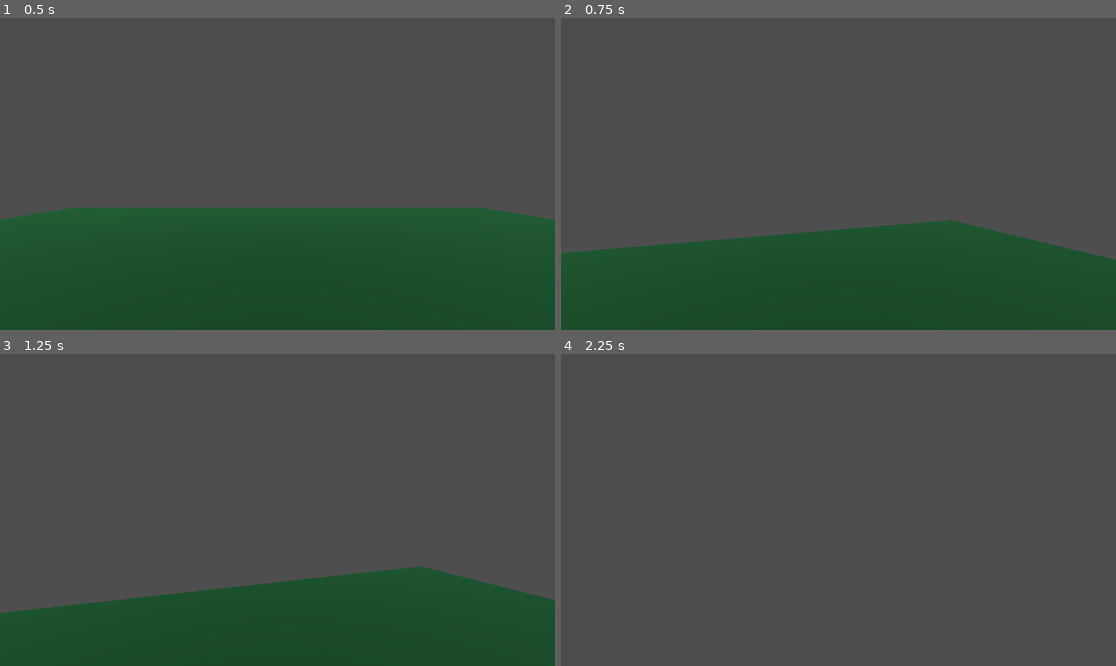
Above: before the commit, frames 1-4 (two rows, left to right).
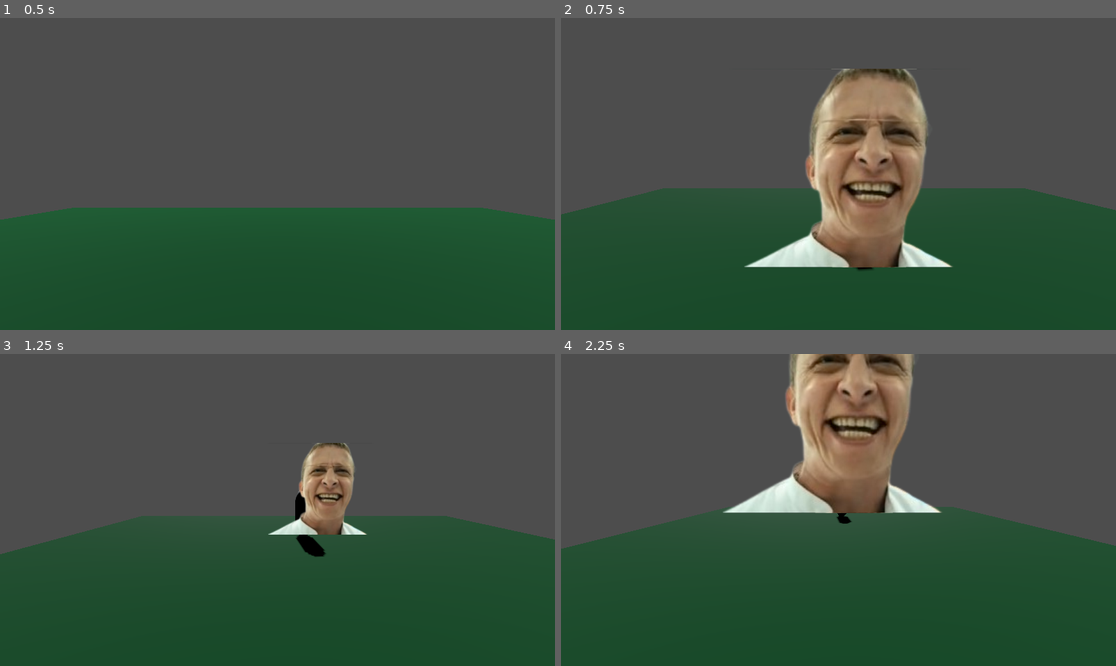
Above: after the commit, the same moments.

Repository: Weetson/careless-whisper
Game: Godot game, scene res://Scenes/root.tscn
Two runs of this game, one before a commit and one after it. Both use one fixed random seed, a clock stepped at 60 frames per second and the inputs below. Sound files missing from this copy of the repository are replaced by a short silence.
Inputs (mouse positions are in pixels of both pictures, inside the frame that each line leads up to):
- Up to frame 1 (0.5 s): no input
- Up to frame 2 (0.75 s): tap Enter (ui_accept) at 0.5 s; move the mouse to (866, 174) at 0.52 s; hold W (ui_up) from 0.53 s (still down)
- Up to frame 3 (1.25 s): keep holding W (ui_up); tap Enter (ui_accept) at 0.77 s
- Up to frame 4 (2.25 s): keep holding W (ui_up); move the mouse to (810, 510) at 1.27 s; tap Enter (ui_accept) at 1.52 s; move the mouse to (849, 503) at 2.02 s

Frame 1 is identical in both runs. In frame 2, 25% of the frame differs, in the area x 0-100%, y 16-81%; in frame 3, 23%; in frame 4, 57%, in the area x 0-100%, y 0-100%.

Commit message:
lerp camera try
nope

Diff:
--- a/Scripts/player_node.gd
+++ b/Scripts/player_node.gd
@@ -5,10 +5,15 @@
 var angle_for_spawn : float = 3.14 / 10
 var enemy_spawned = false
 var enemy
+var tween : Tween = null
+
+const ROT_CAMERA_SPEED = 2
+
+@onready var camera = $player/camerapoint/camera
+
 # Called when the node enters the scene tree for the first time.
 func _ready() -> void:
 	pass # Replace with function body.
-
 
 # Called every frame. 'delta' is the elapsed time since the previous frame.
 func _process(delta: float) -> void:
@@ -16,9 +21,16 @@
 	last_rotation = $player.global_transform.basis.get_euler()
 	#print(rotation_difference)
 
+	# Spawn enemy if have right angle
 	if rotation_difference > angle_for_spawn and randf() < chance_to_spawn and not enemy_spawned:
 		spawn_enemy()
 		enemy_spawned = true
+
+		#print(enemy.global_transform)
+		#print(enemy.global_transform.origin)
+		# camera rotation
+		lerp_rotate_camera(ROT_CAMERA_SPEED, delta)
+		#focus_camera_on(enemy.global_transform.origin)
 
 func spawn_enemy():
 	# Enemy scene load
@@ -35,10 +47,25 @@
 	var sound = enemy.get_node("ohlob/sound")
 
 	if sound:
-		print(sound.bus)
 		sound.play()
 		sound.connect("finished", Callable(self, "_on_sound_finished"))
 
 func _on_sound_finished():
 	enemy_spawned = false
 	get_parent().remove_child(enemy)
+
+func focus_camera_on(target_position: Vector3):
+	# Создаём Tween динамически, если он ещё не создан
+	if not tween or not tween.is_valid():
+		tween = create_tween()
+
+	var direction = target_position.normalized()
+	var new_basis = Basis().looking_at(direction, Vector3.UP)
+
+	# Анимируем вращение камеры через basis
+	tween.tween_property(self, "global_transform:basis", new_basis, 0.5)
+
+# fucntion with lerp
+func lerp_rotate_camera(speed, delta):
+	camera.look_at(enemy.global_transform.origin + Vector3(0, 0.5, 0))
+	#camera.global_transform = camera.global_transform.interpolate_with(enemy.global_transform, speed * delta)
